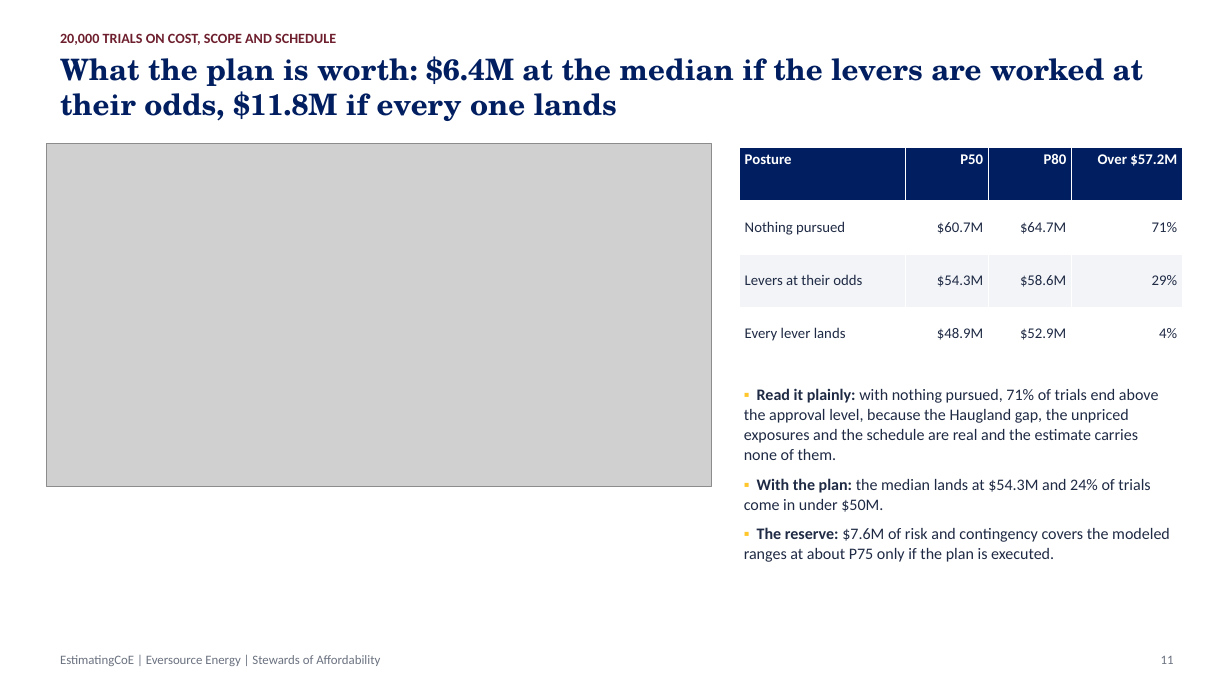
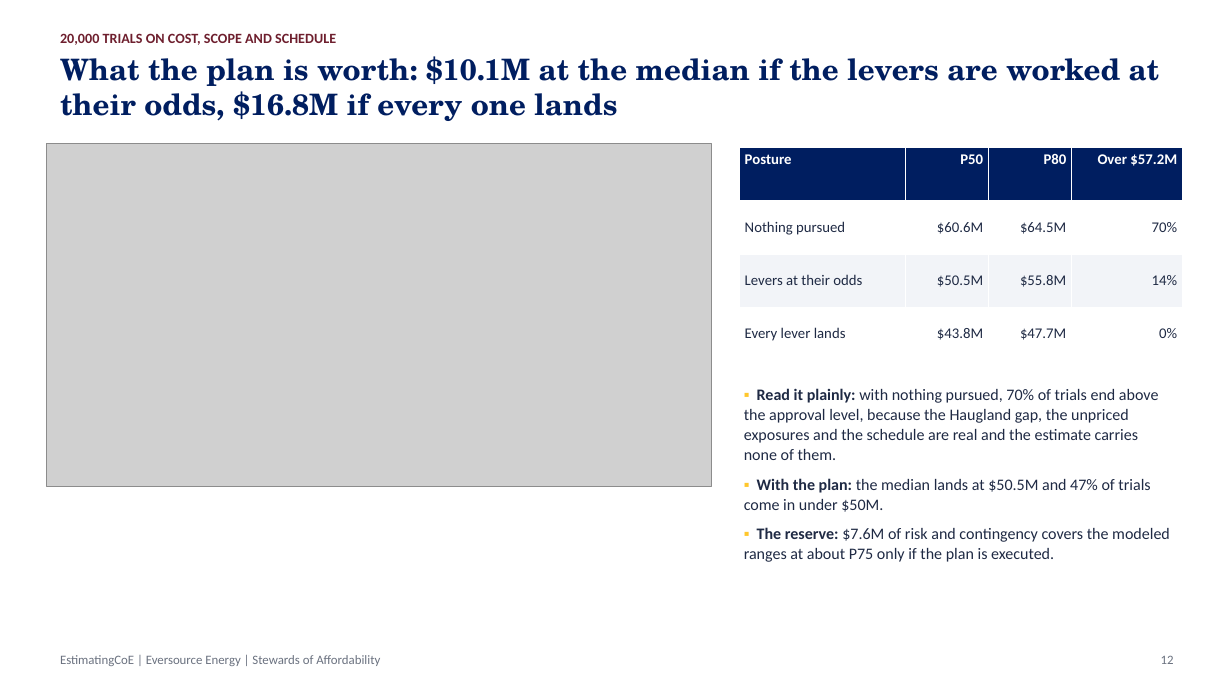
Before and after one commit to gbassaragh/BESS, a slide deck: slide 12 of Hyde Park BESS/6) Cost Analysis Deliverables/Hyde Park BESS - Leadership Brief.pptx (slide 11 before the commit). Drawn at 1232x693 pixels with LibreOffice and Linux fonts; fonts in the diff are those of the drawing; grey boxes stand for pictures. Boxes give left, top, right and bottom in pixels: in the first picture for what was removed or moved away, otherwise in the second. Text is boxed around its words. In the diff, an @@ line names an element or a change of style, - is before the commit and + after.

```diff
--- a/Hyde Park BESS/6) Cost Analysis Deliverables/Hyde Park BESS - Leadership Brief.pptx
+++ b/Hyde Park BESS/6) Cost Analysis Deliverables/Hyde Park BESS - Leadership Brief.pptx
@@ text at [60,56,1160,121]: text changed @@
-What the plan is worth: $6.4M at the median if the levers are worked at their odds, $11.8M if every one lands
+What the plan is worth: $10.1M at the median if the levers are worked at their odds, $16.8M if every one lands
@@ table at [739,148,1183,360] @@
-row 2: Nothing pursued | $60.7M | $64.7M | 71%
+row 2: Nothing pursued | $60.6M | $64.5M | 70%
-row 3: Levers at their odds | $54.3M | $58.6M | 29%
+row 3: Levers at their odds | $50.5M | $55.8M | 14%
-row 4: Every lever lands | $48.9M | $52.9M | 4%
+row 4: Every lever lands | $43.8M | $47.7M | 0%
@@ text at [744,388,1159,512]: text changed @@
-▪ Read it plainly: with nothing pursued, 71% of trials end above the approval level, because the Haugland gap, the unpriced exposures and the schedule are real and the estimate carries none of them.
-▪ With the plan: the median lands at $54.3M and 24% of trials come in under $50M.
+▪ Read it plainly: with nothing pursued, 70% of trials end above the approval level, because the Haugland gap, the unpriced exposures and the schedule are real and the estimate carries none of them.
+▪ With the plan: the median lands at $50.5M and 47% of trials come in under $50M.
@@ text at [1161,655,1174,664]: text changed @@
-11
+12
```
Also in this commit, not shown: 11 other slides changed, 1 slide added, 23 other files.
